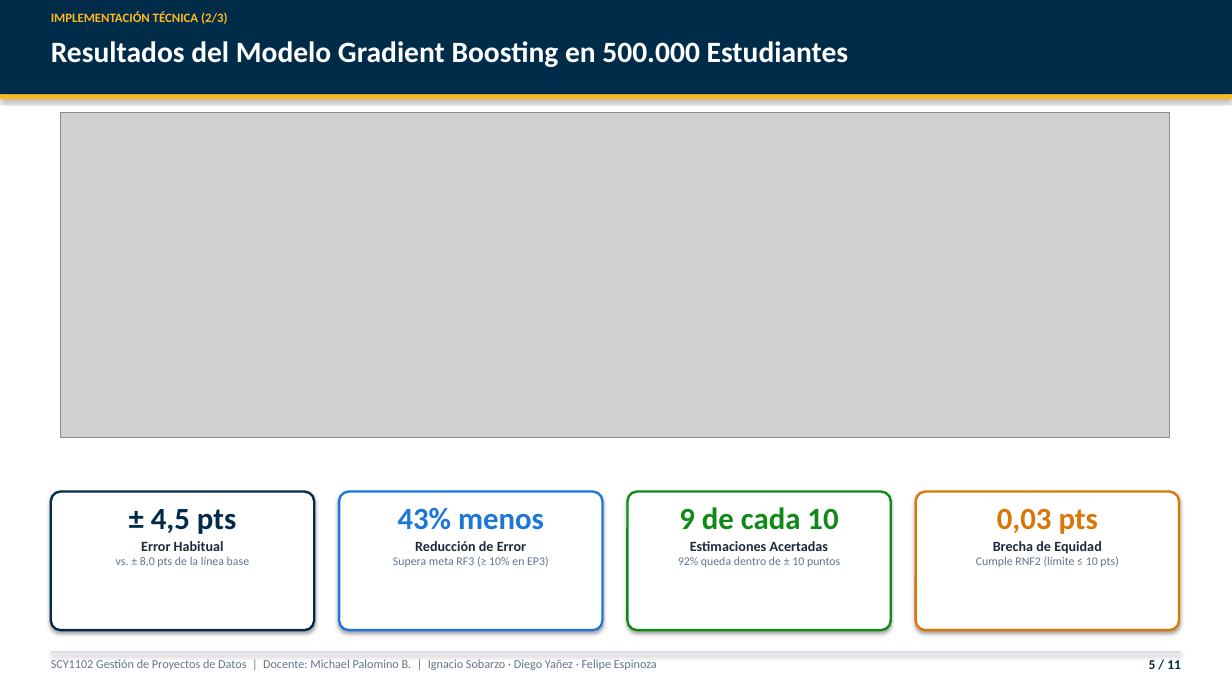
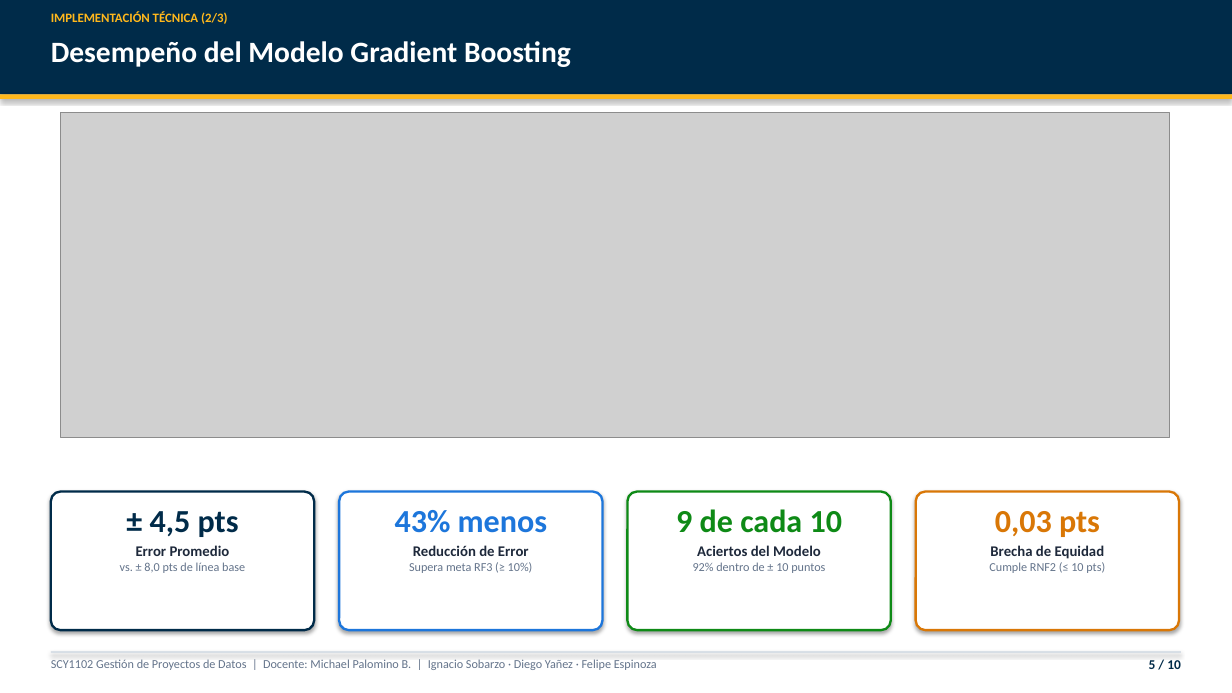
Before and after one commit to IjnacioS/Gestion, a slide deck: slide 5 of docs/entregables/Presentacion_EP6_Caso1_Matematicas.pptx. Drawn at 1232x693 pixels with LibreOffice and Linux fonts; fonts in the diff are those of the drawing; grey boxes stand for pictures. Boxes give left, top, right and bottom in pixels: in the first picture for what was removed or moved away, otherwise in the second. Text is boxed around its words. In the diff, an @@ line names an element or a change of style, - is before the commit and + after.

```diff
--- a/docs/entregables/Presentacion_EP6_Caso1_Matematicas.pptx
+++ b/docs/entregables/Presentacion_EP6_Caso1_Matematicas.pptx
@@ text at [51, 41, 571, 67]: text changed @@
-Resultados del Modelo Gradient Boosting en 500.000 Estudiantes
+Desempeño del Modelo Gradient Boosting
@@ text at [676, 509, 842, 533]: size 24 to 25 pt in "9 de cada 10" @@
@@ text at [150, 511, 239, 537]: size 24 to 25 pt in "± 4,5 pts" @@
@@ text at [395, 510, 547, 556]: size 24 to 25 pt in "43% menos"; size 11 to 11.5 pt in "Reducción de Error"; more space between paragraphs @@
@@ text at [990, 511, 1105, 559]: size 24 to 25 pt in "0,03 pts"; size 11 to 11.5 pt in "Brecha de Equidad"; more space between paragraphs @@
@@ text at [120, 545, 245, 573]: text changed; size 9.2 to 9.5 pt @@
-Error Habitual
-vs. ± 8,0 pts de la línea base
+Error Promedio
+vs. ± 8,0 pts de línea base
@@ text at [409, 562, 533, 573]: text changed; size 9.2 to 9.5 pt @@
-Supera meta RF3 (≥ 10% en EP3)
+Supera meta RF3 (≥ 10%)
@@ text at [693, 545, 825, 573]: text changed; size 9.2 to 9.5 pt @@
-Estimaciones Acertadas
-92% queda dentro de ± 10 puntos
+Aciertos del Modelo
+92% dentro de ± 10 puntos
@@ text at [989, 562, 1105, 573]: text changed; size 9.2 to 9.5 pt @@
-Cumple RNF2 (límite ≤ 10 pts)
+Cumple RNF2 (≤ 10 pts)
@@ text at [1149, 660, 1181, 669]: text changed @@
-5 / 11
+5 / 10
```
Also in this commit, not shown: 8 other slides changed, 1 slide added, 2 slides removed, 5 other files.
